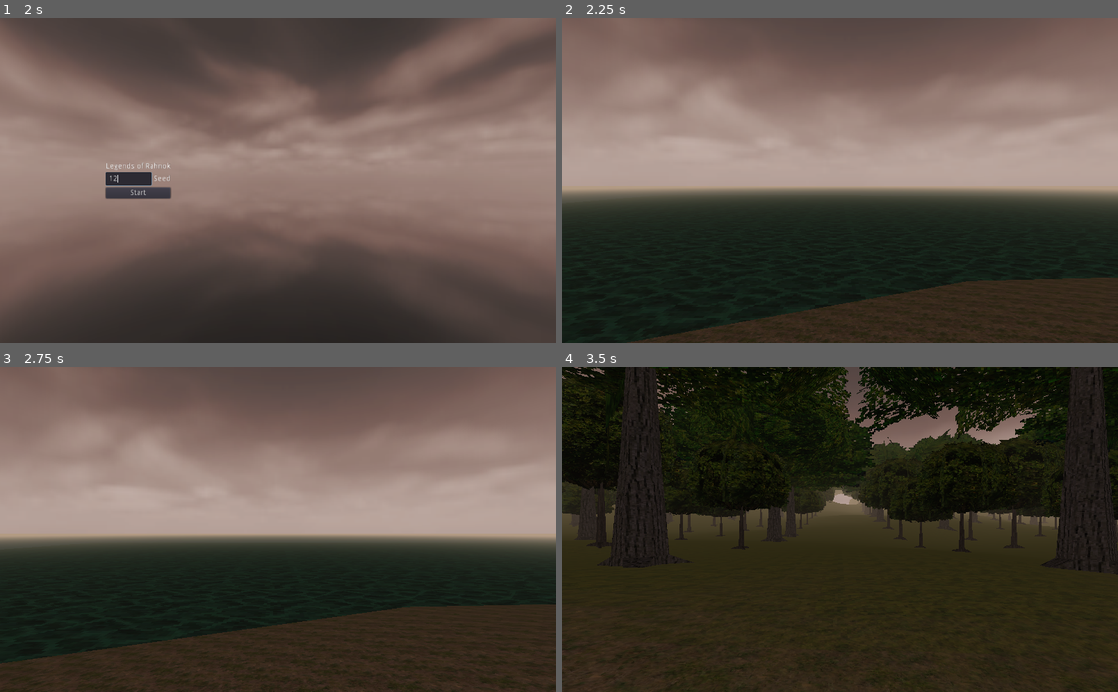
Above: before the commit, frames 1-4 (two rows, left to right).
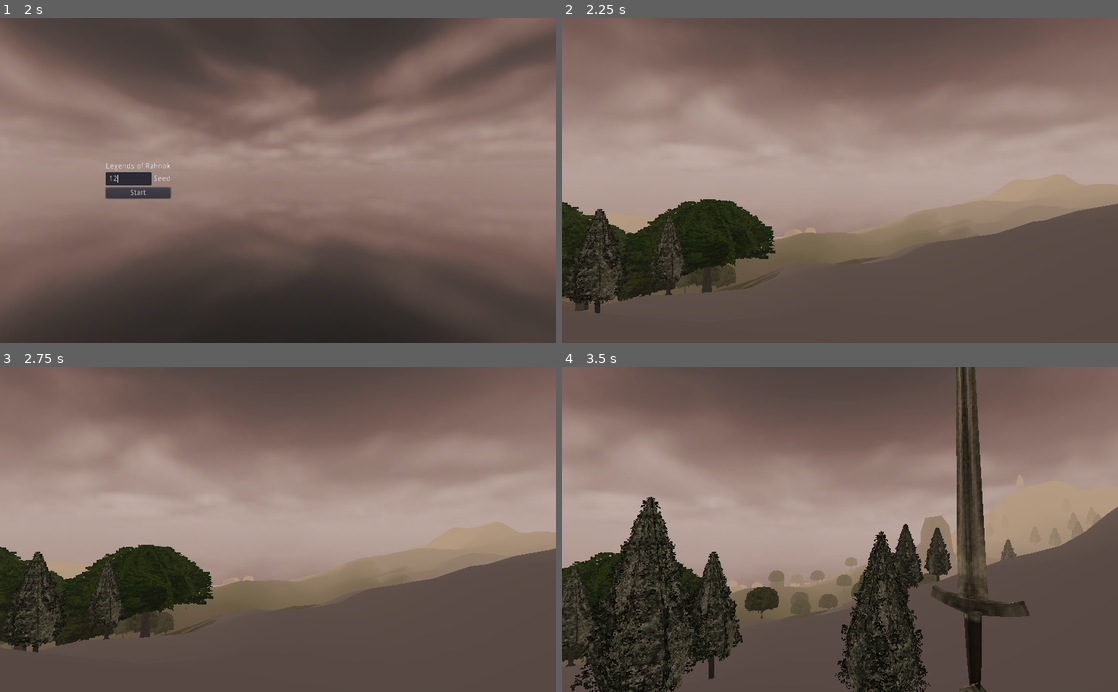
Above: after the commit, the same moments.

Repository: itaden1/webRPG
Game: Godot game, scene res://Scenes/GUI/logo_splash/logo_splash.tscn
Same seed, same stepped clock (60 frames per second), same inputs: the game is played once before the commit and once after it.
Inputs (mouse positions are in pixels of both pictures, inside the frame that each line leads up to):
- Up to frame 1 (2 s): tap Enter (ui_accept) at 0.5, 0.77 s; move the mouse to (400, 164) at 0.52 s; press the mouse at (400, 164) at 0.53 s; hold D 0.53-1.25 s; release the mouse at (400, 164) at 1.25 s; click (127, 180) at 1.27 s; type "12" at 1.35 s
- Up to frame 2 (2.25 s): click "Start" at 2 s
- Up to frame 3 (2.75 s): no input
- Up to frame 4 (3.5 s): move the mouse to (812, 529) at 2.77 s; hold W from 2.78 s (still down); tap X (DrawSheathWeapon) at 2.85 s; tap Enter (ui_accept) at 3.02 s

Frame 1 is identical in both runs. In frame 2, 41% of the frame differs, in the area x 0-100%, y 37-100%; in frame 3, 42%; in frame 4, 84%, in the area x 0-100%, y 0-100%.

Commit message:
spawn and environment bug fix

Diff:
--- a/Scenes/Dungeons/Test/TestDungeon.tscn
+++ b/Scenes/Dungeons/Test/TestDungeon.tscn
@@ -1,6 +1,5 @@
-[gd_scene load_steps=3 format=2]
+[gd_scene load_steps=2 format=2]
 
-[ext_resource path="res://assets/simple_fpsplayer/Player.tscn" type="PackedScene" id=1]
 [ext_resource path="res://Scenes/Dungeons/Test/DungeonGenerator.gd" type="Script" id=2]
 
 [node name="Dungeon" type="Spatial"]
@@ -8,14 +7,3 @@
 
 [node name="SpawnPoint" type="Spatial" parent="."]
 transform = Transform( 1, 0, 0, 0, 1, 0, 0, 0, 1, 0, 6.58188, 25.1512 )
-
-[node name="Player" parent="." instance=ExtResource( 1 )]
-transform = Transform( 1, 0, 0, 0, 1, 0, 0, 0, 1, 0, 6.89377, 82.64 )
-
-[node name="OmniLight2" type="OmniLight" parent="Player"]
-transform = Transform( 1, 0, 0, 0, 1, 0, 0, 0, 1, 0, 2.57801, -0.834358 )
-visible = false
-light_color = Color( 1, 0.85098, 0.556863, 1 )
-light_energy = 0.5
-light_cull_mask = 4294966273
-omni_range = 21.9324
Renamed: Environements/Dungeon.tres -> Environments/Dungeon.tres
